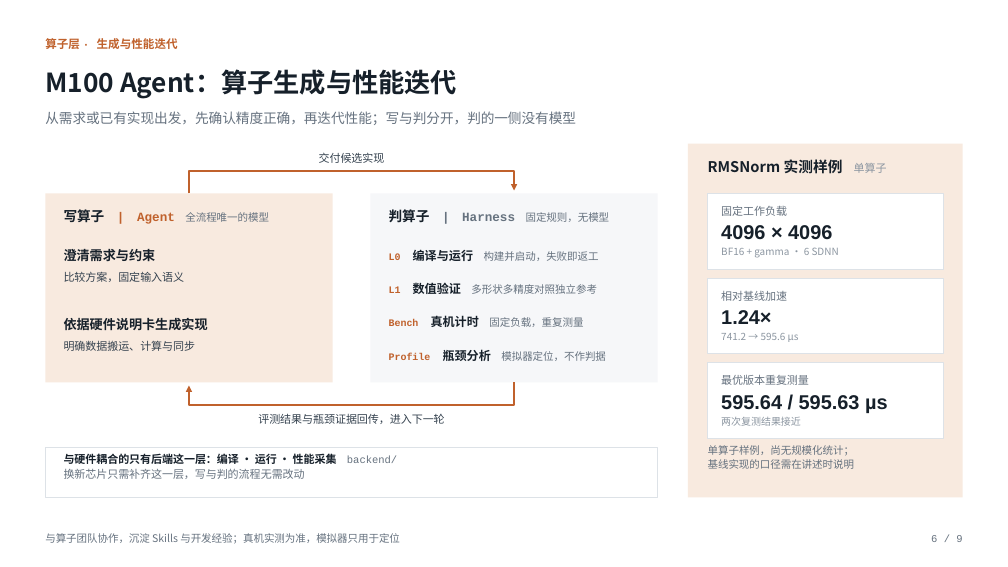
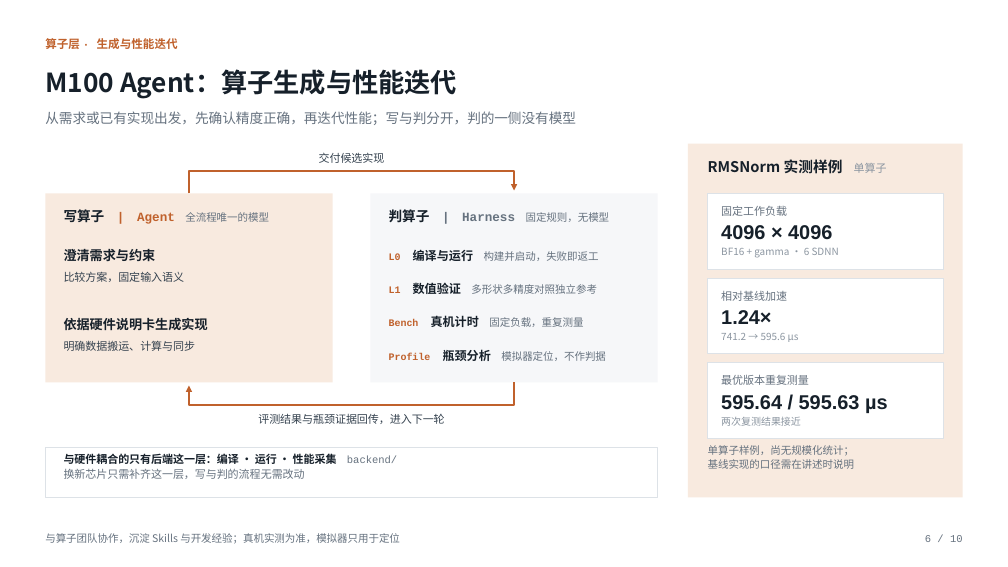
Before and after one commit to learning-sketch/sglang-maestro, a slide deck: slide 6 of slides/m100_agent_deck.pptx. Drawn at 1008x567 pixels with LibreOffice and Linux fonts; fonts in the diff are those of the drawing. Boxes give left, top, right and bottom in pixels: in the first picture for what was removed or moved away, otherwise in the second. Text is boxed around its words. In the diff, an @@ line names an element or a change of style, - is before the commit and + after.

```diff
--- a/slides/m100_agent_deck.pptx
+++ b/slides/m100_agent_deck.pptx
@@ text at box(925, 535, 963, 542): text changed @@
-6 / 9
+6 / 10
```
Also in this commit, not shown: 8 other slides changed, 1 slide added, 5 other files.
